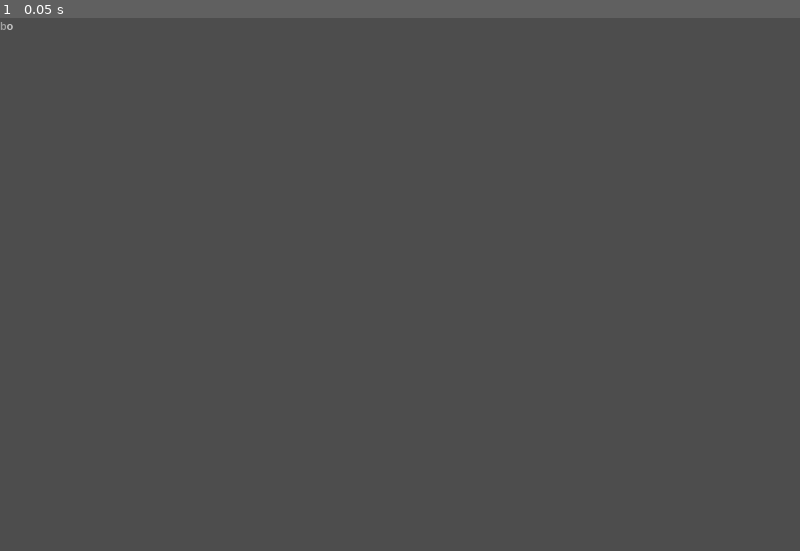
Above: before the commit, frame 1.
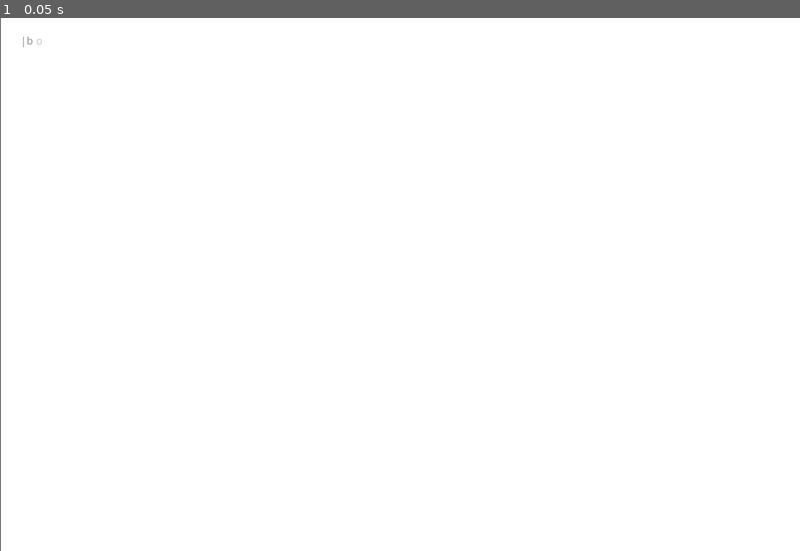
Above: after the commit, the same moment.

Repository: CoupCritik/GodotMusicMail
Game: Godot game, scene res://ecran_de_jeu.tscn
The game is run twice, just before and just after one commit, with the same random seed, the same clock (stepped at 60 frames per second) and the same inputs.
Inputs:
- Up to frame 1 (0.05 s): no input

The runs differ from the first frame. In frame 1, 100% of the frame differs, in the area x 0-100%, y 0-100%.

Commit message:
version un peu cool
j'ai rajouté pleins de trucs sympas hehe

Diff:
--- a/ecran_de_jeu.tscn
+++ b/ecran_de_jeu.tscn
@@ -6,11 +6,12 @@
 [node name="ecran de jeu" type="Node2D"]
 
 [node name="Ecran2" type="Sprite2D" parent="."]
-visible = false
 position = Vector2(601, 400)
 texture = ExtResource("1_kg463")
 
 [node name="RichTextLabel" type="RichTextLabel" parent="."]
-offset_right = 652.0
-offset_bottom = 308.0
+offset_left = 31.0
+offset_top = 22.0
+offset_right = 683.0
+offset_bottom = 330.0
 script = ExtResource("2_tsuok")
--- a/rich_text_label.gd
+++ b/rich_text_label.gd
@@ -1,10 +1,14 @@
 extends RichTextLabel
 
-var texte_a_ecrire: String = "bonjour"
+var texte_a_ecrire: String = "bonjour_les_amis,_ça_va?⏎pas_moi,⏎à_mon_grand_damne."
 var etape: int = 0  # Nombre de lettres tapées correctement
 
 func _ready() -> void:
 	bbcode_enabled = true
+	#var font = FontFile.new()
+	#font.font_data = load("res://NotoSans-Medium.ttf")
+	#font.font_weight=300
+	#self.add_theme_font_override("font", font)
 	update_display()
 
 func _input(event: InputEvent) -> void:
@@ -18,16 +22,42 @@
 		if input == charactere_attendu.to_lower():
 			etape += 1
 			update_display()
+		if input == "space" and charactere_attendu == "_" :
+			etape +=1
+			update_display()
+		if input == "semicolon" and charactere_attendu == "." :
+			etape +=1
+			update_display()
+		if input == "enter" and charactere_attendu =="⏎" :
+			etape +=1
+			update_display()
+		if input =="9" and charactere_attendu == "ç":
+			etape +=1
+			update_display()
+		if input == "comma":
+			if charactere_attendu =="?" or charactere_attendu == ",":
+				etape +=1
+				update_display()
+		if input == "0" and charactere_attendu == "à":
+			etape +=1
+			update_display()
 
 func update_display() -> void:
 	var result := ""
 
 	for i in texte_a_ecrire.length():
 		if i < etape:
-			result += "[color=black]" + texte_a_ecrire[i] + "[/color]"
+			if texte_a_ecrire[i] == "_":
+				result += " "
+			if texte_a_ecrire[i] == "⏎":
+				result += "\n"
+			elif texte_a_ecrire[i] != "_" and texte_a_ecrire[i] != "⏎":
+				result += "[color=black]" + texte_a_ecrire[i] + "[/color]"
 		elif i == etape:
+			result += "[color=darkgray]" + "|" + "[/color]"
 			result += "[color=darkgray]" + texte_a_ecrire[i] + "[/color]"
 		elif i == etape + 1:
+			result += " "
 			result += "[color=lightgray]" + texte_a_ecrire[i] + "[/color]"
 
 	text = result
Binary file added: NotoSans-Medium.ttf
Not shown, added: NotoSans-Medium.ttf.import
